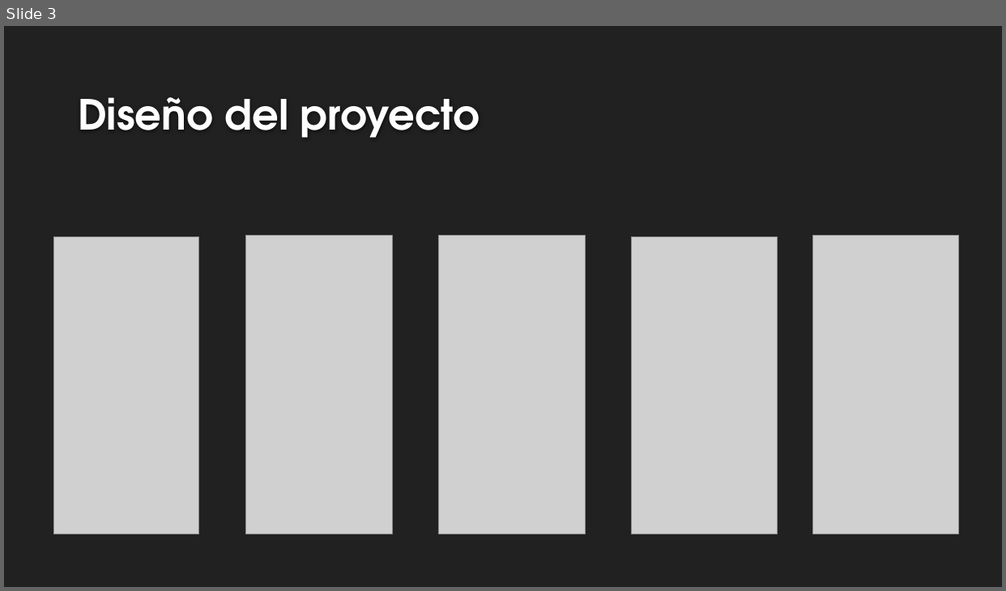
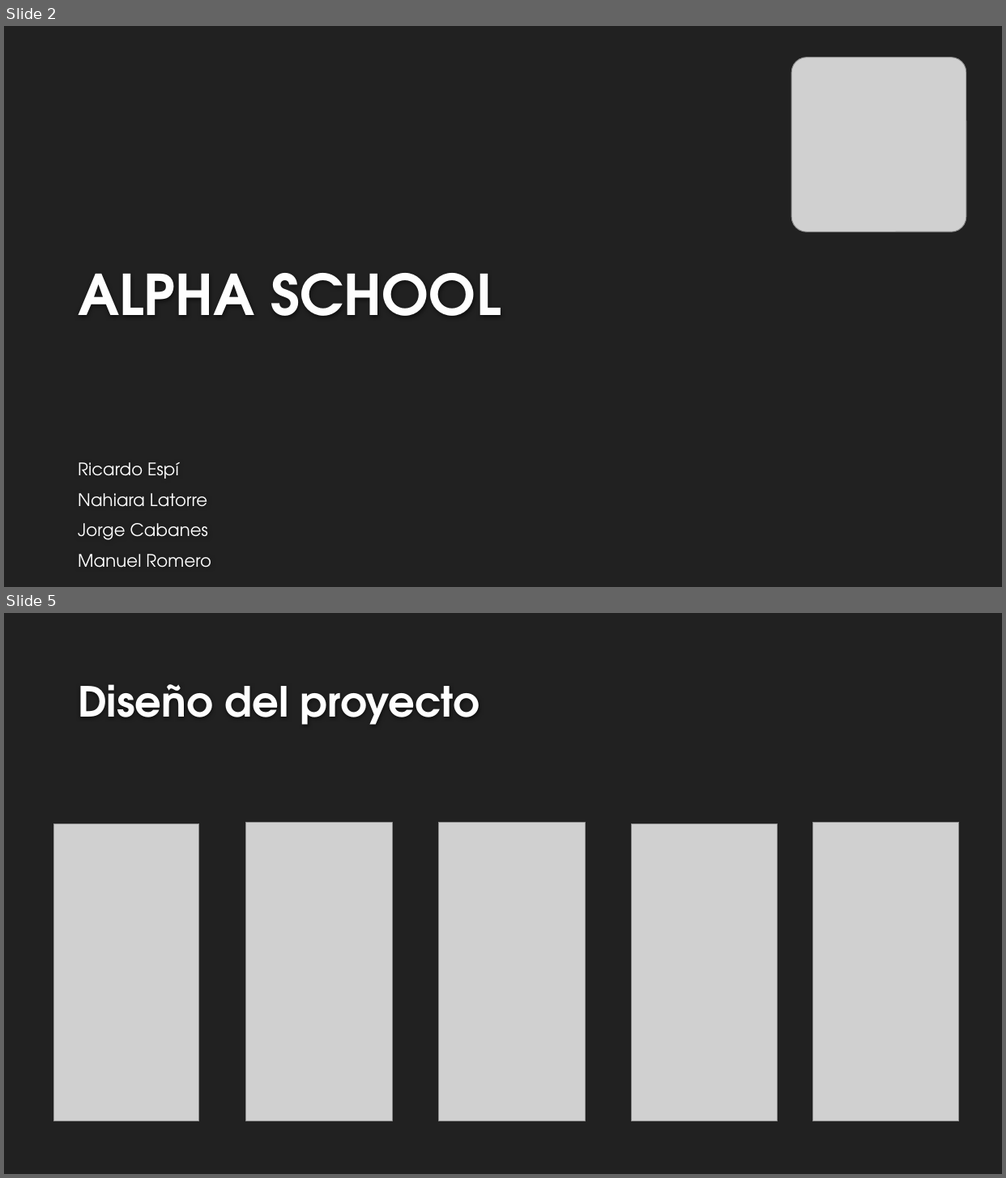
Before and after one commit to ABPMultimediaUA/SchoolApp, a slide deck: Desarrollo/SDM/MemoriaABP 16Ene/PresentaciónSDM.pptx. Shown one above the other, each under a label of ours: slide 3 before the commit, slides 2 and 5 after it; the slides between them are not shown. The pictures are 1006x591 and 1006x1178 pixels, drawn with LibreOffice and Linux fonts; fonts in the diff are those of the drawing; grey boxes stand for pictures; background and template pictures are left out. Boxes give left, top, right and bottom in pixels: in the first picture for what was removed or moved away, otherwise in the second. Text is boxed around its words. In the diff, an @@ line names an element or a change of style, - is before the commit and + after.

```diff
--- a/Desarrollo/SDM/MemoriaABP 16Ene/PresentaciónSDM.pptx
+++ b/Desarrollo/SDM/MemoriaABP 16Ene/PresentaciónSDM.pptx
@@ slide 2 added at bbox=[4, 26, 1002, 587], background #212121 @@
@@ picture added at bbox=[791, 58, 966, 232] @@
@@ title added at bbox=[78, 273, 501, 316], 54 pt, text #FEFEFE, bold @@
+ALPHA SCHOOL
@@ subtitle added at bbox=[78, 463, 211, 568], 16.6 pt, text #FFFFFF @@
+Ricardo Espí
+Nahiara Latorre
+Jorge Cabanes
+Manuel Romero
@@ what was slide 3 is now slide 5 @@
```
Also in this commit, not shown: 4 slides changed, 8 other slides added, 2 slides removed, 1 other file.
